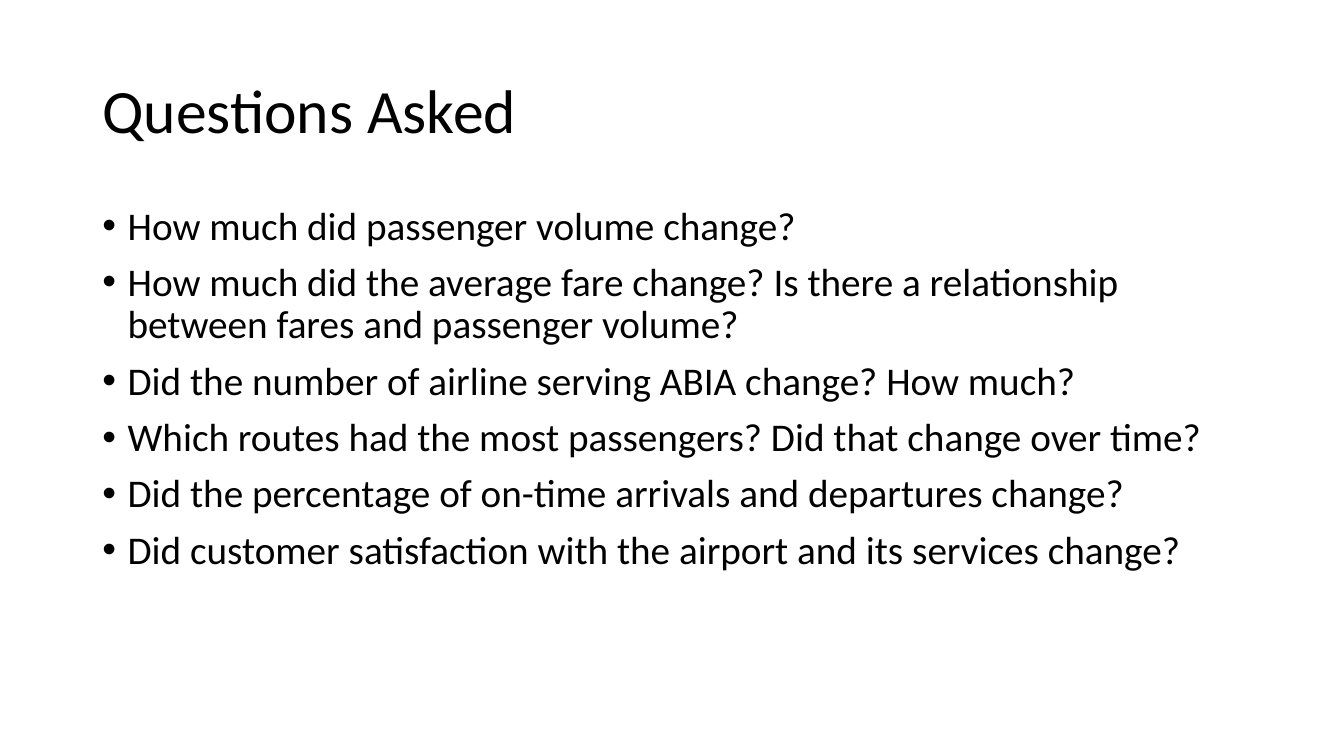
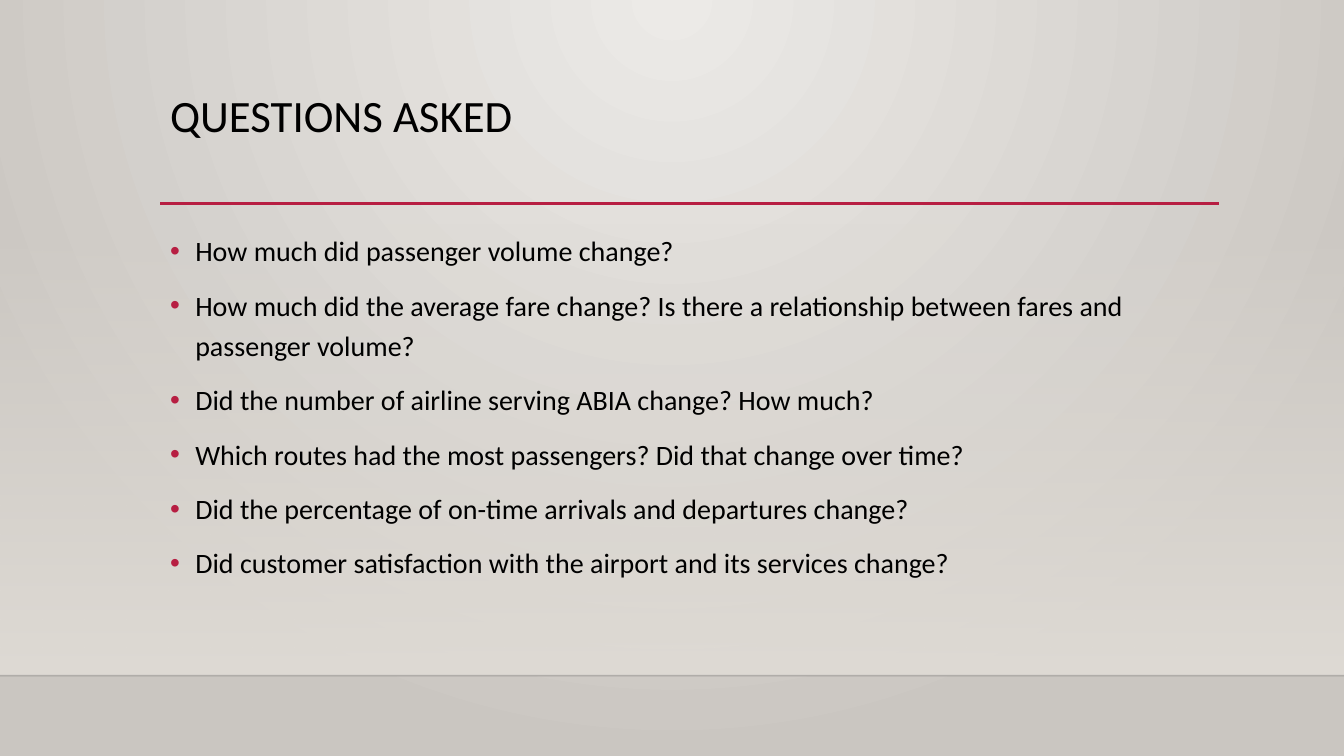
Before and after one commit to ddcruz/project-1, a slide deck: slide 4 of resources/documents/ABIA presentation.pptx. Drawn at 1344x756 pixels with LibreOffice and Linux fonts; fonts in the diff are those of the drawing; background and template pictures are left out. Boxes give left, top, right and bottom in pixels: in the first picture for what was removed or moved away, otherwise in the second. Text is boxed around its words. In the diff, an @@ line names an element or a change of style, - is before the commit and + after.

```diff
--- a/resources/documents/ABIA presentation.pptx
+++ b/resources/documents/ABIA presentation.pptx
@@ background #FFFFFF to gradient #ECEAE7 to #CAC7C1 @@
@@ title "QUESTIONS ASKED" at <box>170,103,512,138</box>: vertical alignment middle to top @@
@@ title at <box>170,103,512,138</box>: text changed; size 44 to 32 pt @@
-Questions Asked
+QUESTIONS ASKED
@@ line added from (160, 204) to (1220, 204), #B71E42 2.5 pt @@
@@ rectangle added at <box>0,223,1344,676</box>, fill gradient #DFDBD5 @@
@@ text "How much did passenger volume ...": place and size @@
-text "How much did passenger volume ..." at <box>128,212,1201,571</box>
+text "How much did passenger volume ..." at <box>195,241,1123,578</box>
@@ text "How much did passenger volume ..." at <box>195,241,1123,578</box>: size 28 to 20 pt; line spacing 0.9 to 1.2 @@
@@ line added from (0, 676) to (1344, 676), #000001 1 pt @@
```
Also in this commit, not shown: 7 other slides changed, 2 slides added, 1 other file.
